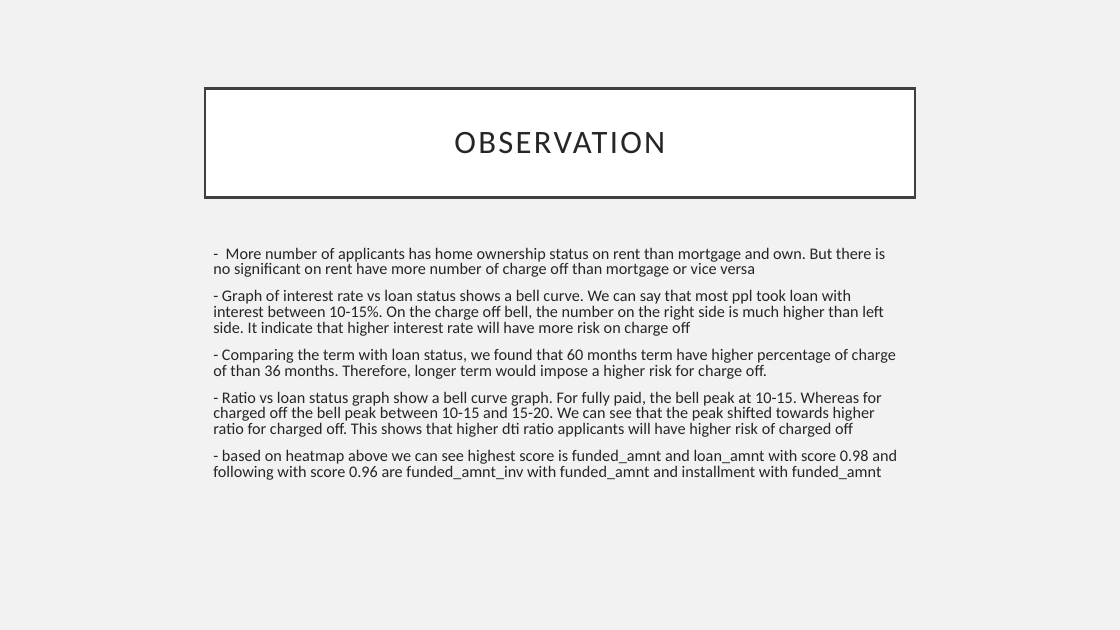
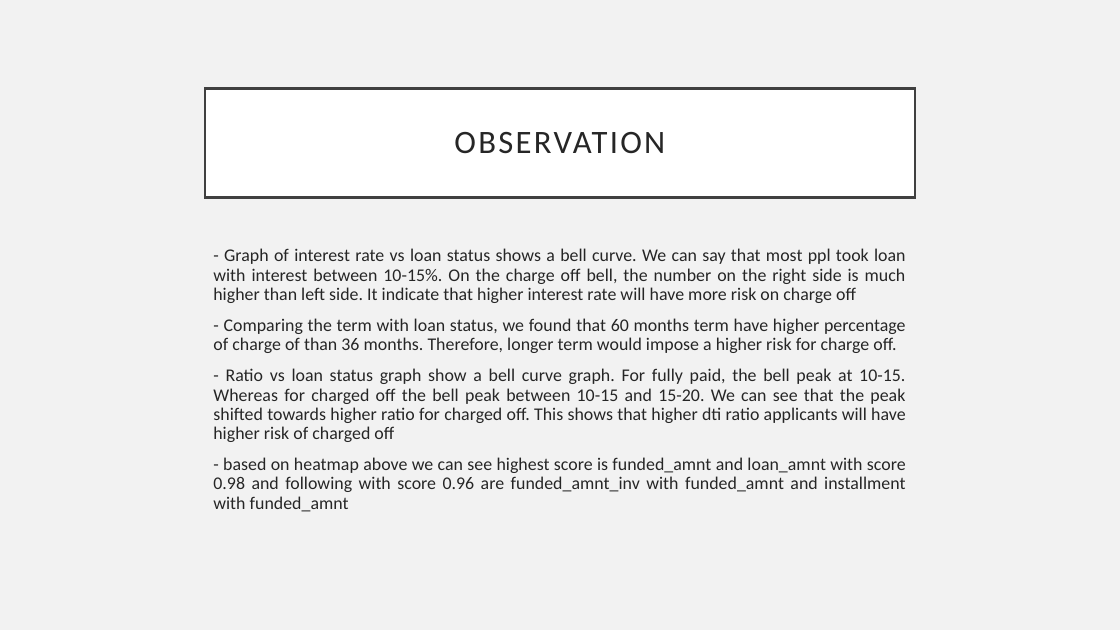
Before and after one commit to itsmaru/upgrad.lendingclub, a slide deck: slide 4 of Yesy Nur Sanndah.pptx. Drawn at 1120x630 pixels with LibreOffice and Linux fonts; fonts in the diff are those of the drawing. Boxes give left, top, right and bottom in pixels: in the first picture for what was removed or moved away, otherwise in the second. Text is boxed around its words. In the diff, an @@ line names an element or a change of style, - is before the commit and + after.

Commit message:
fix ppt

```diff
--- a/Yesy Nur Sanndah.pptx
+++ b/Yesy Nur Sanndah.pptx
@@ text "- Graph of interest rate ..." at bbox=[213, 248, 906, 512]: size 13.9 to 15.3 pt; alignment left to justified; line spacing 0.8 to 0.9 @@
@@ text at bbox=[213, 247, 885, 277]: paragraph removed @@
-- More number of applicants has home ownership status on rent than mortgage and own. But there is no significant on rent have more number of charge off than mortgage or vice versa
```
Also in this commit, not shown: 3 other slides changed.
